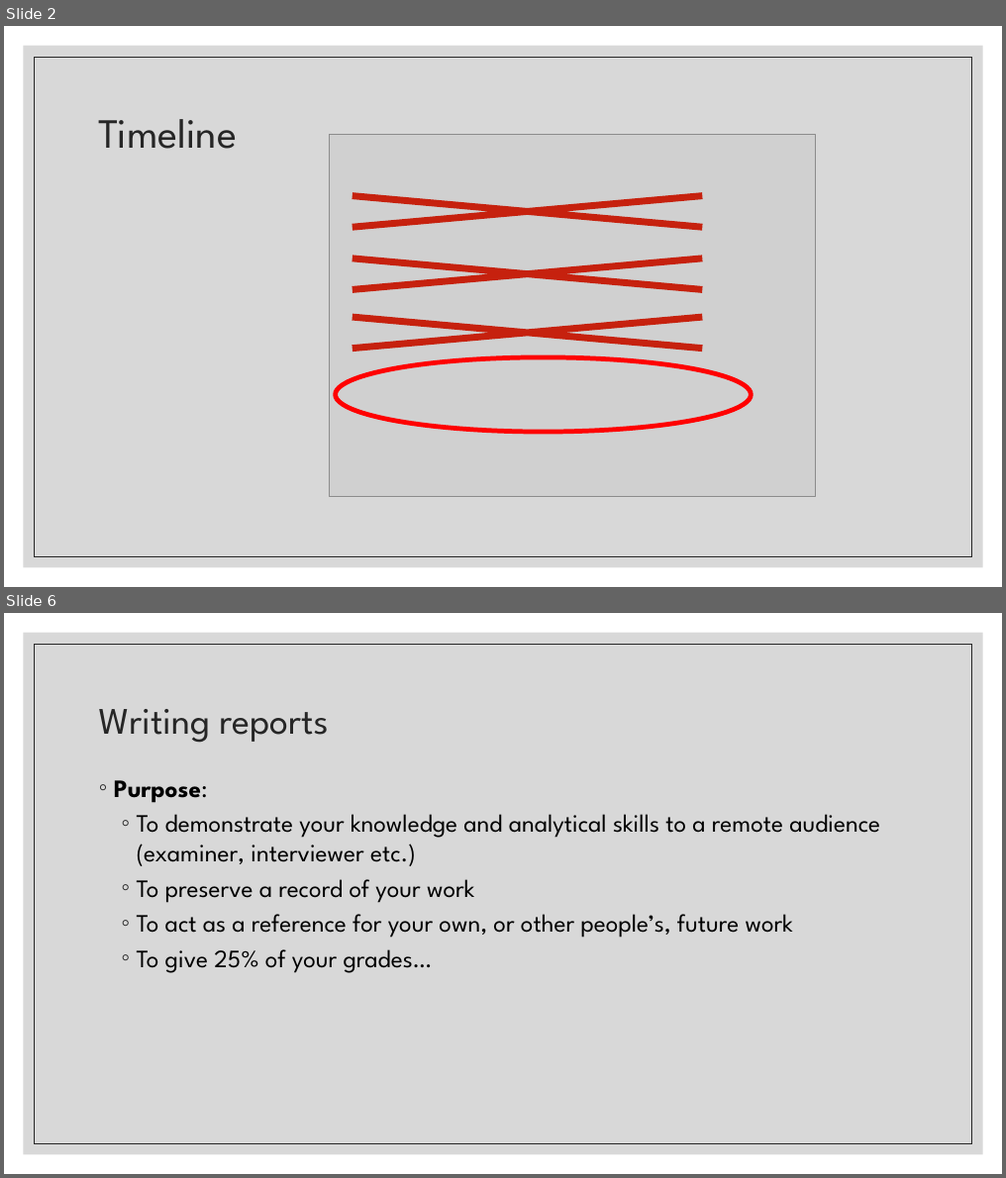
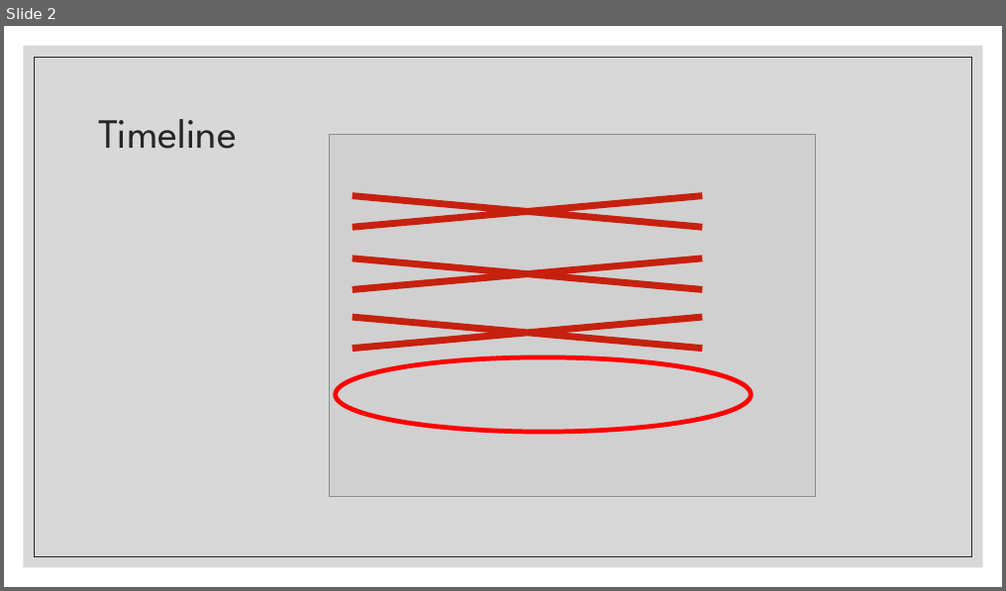
Before and after one commit to Falmouth-Games-Academy/COMP2x0-workshop-slides, a slide deck: COMP2x0-portfolio-workshop-07.pptx. Shown one above the other, each under a label of ours: slides 2 and 6 before the commit, slide 2 after it; the slides between them are not shown. The pictures are 1006x1178 and 1006x591 pixels, drawn with LibreOffice and Linux fonts; fonts in the diff are those of the drawing; grey boxes stand for pictures. Boxes give left, top, right and bottom in pixels: in the first picture for what was removed or moved away, otherwise in the second. Text is boxed around its words. In the diff, an @@ line names an element or a change of style, - is before the commit and + after.

```diff
--- a/COMP2x0-portfolio-workshop-07.pptx
+++ b/COMP2x0-portfolio-workshop-07.pptx
@@ slide 6 removed at (4,613,1002,1174), background #FFFFFF; not listed: 2 template elements that a slide beside it also shows @@
@@ title removed at (99,709,328,743) @@
-Writing reports
@@ text removed at (114,780,880,973) @@
-◦ Purpose:
-  ◦ To demonstrate your knowledge and analytical skills to a remote audience (examiner, interviewer etc.)
-  ◦ To preserve a record of your work
-  ◦ To act as a reference for your own, or other people’s, future work
-  ◦ To give 25% of your grades…
```
Also in this commit, not shown: 1 slide changed, 9 slides added, 8 other slides removed, 1 other file.
